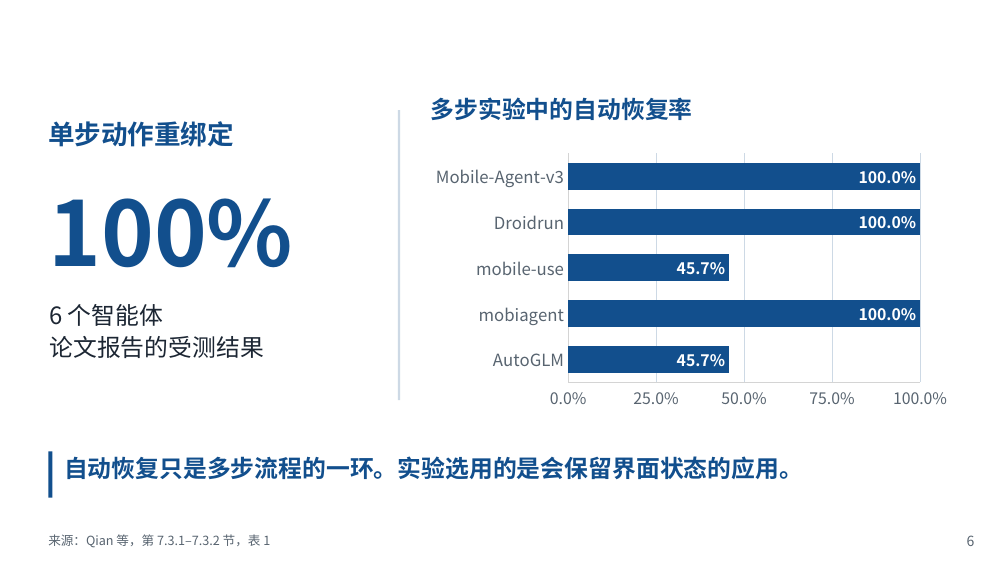
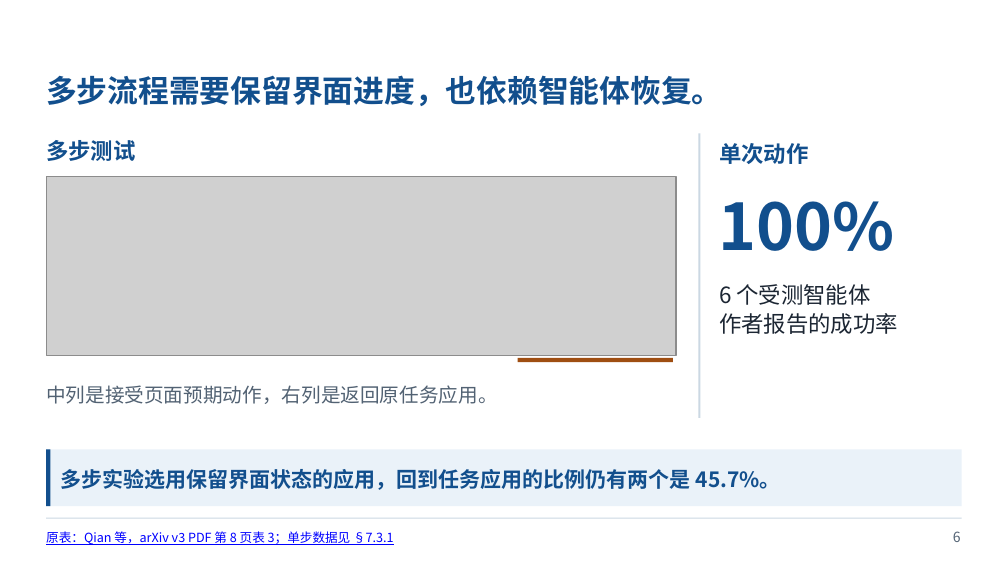
Before and after one commit to Novakru/ZJU-assignment-reports, a slide deck: slide 6 of review/presentation-zh.pptx. Drawn at 1008x567 pixels with LibreOffice and Linux fonts; fonts in the diff are those of the drawing; grey boxes stand for pictures; background and template pictures are left out. Boxes give left, top, right and bottom in pixels: in the first picture for what was removed or moved away, otherwise in the second. Text is boxed around its words. In the diff, an @@ line names an element or a change of style, - is before the commit and + after.

Commit message:
Anchor Mind the Gap slides to the paper figures and tables

```diff
--- a/review/presentation-zh.pptx
+++ b/review/presentation-zh.pptx
@@ text added at [46, 75, 722, 106], 22 pt, text #124F8D, bold @@
+多步流程需要保留界面进度，也依赖智能体恢复。
@@ rectangle removed at [398, 110, 400, 400] @@
@@ text removed at [431, 97, 693, 120] @@
-多步实验中的自动恢复率
@@ text at [46, 140, 135, 161]: text changed; size 17 to 16 pt; text colour #1C2633 to #124F8D; bold on @@
-6 个智能体
-论文报告的受测结果
+多步测试
@@ text removed at [48, 121, 234, 147] @@
-单步动作重绑定
@@ bar chart removed at [425, 148, 958, 414] @@
-categories: AutoGLM, mobiagent, mobile-use, Droidrun, Mobile-Agent-v3
-Series 1: 0.457, 1, 0.457, 1, 1
@@ rectangle added at [699, 133, 701, 417], fill #CBD8E3 @@
@@ text added at [719, 143, 808, 164], 16 pt, text #124F8D, bold @@
+单次动作
@@ picture added at [46, 176, 676, 356] @@
@@ text "100%": place and size @@
-text "100%" at [48, 198, 293, 268]
+text "100%" at [718, 201, 894, 251]
@@ text "100%" at [718, 201, 894, 251]: size 64 to 46 pt; line spacing 1.12 to 1.1 @@
@@ text added at [719, 284, 898, 334], 16 pt, text #1C2633 @@
+6 个受测智能体
+作者报告的成功率
@@ rectangle added at [518, 358, 673, 362], fill #9F4E12 @@
@@ text added at [46, 385, 498, 404], 14 pt, text #526273 @@
+中列是接受页面预期动作，右列是返回原任务应用。
@@ rectangle: place and size @@
-rectangle at [48, 452, 52, 498]
+rectangle at [46, 450, 50, 506]
@@ rectangle added at [46, 450, 962, 506], fill #EAF2F9 @@
@@ text at [61, 469, 781, 490]: text changed; size 17 to 15 pt @@
-自动恢复只是多步流程的一环。实验选用的是会保留界面状态的应用。
+多步实验选用保留界面状态的应用，回到任务应用的比例仍有两个是 45.7%。
@@ text at [46, 531, 394, 545]: text changed; text colour #586470 to #0000FF @@
-来源：Qian 等，第 7.3.1–7.3.2 节，表 1
+原表：Qian 等，arXiv v3 PDF 第 8 页表 3；单步数据见 §7.3.1
@@ rectangle added at [46, 518, 962, 519], fill #CBD8E3 @@
@@ text "6": place and size @@
-text "6" at [967, 535, 975, 546]
+text "6" at [953, 531, 961, 542]
@@ text "6" at [953, 531, 961, 542]: text colour #586470 to #526273; line spacing 1.12 to 1.1 @@
```
Also in this commit, not shown: 3 other slides changed, 6 slides added, 6 slides removed, 22 other files.
